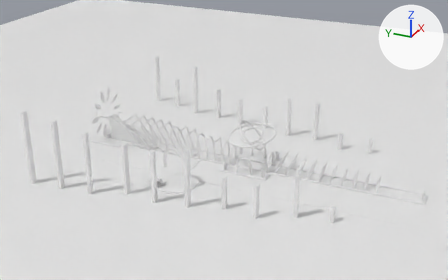
What one commit did to the glTF model public/scenes/procession.glb.
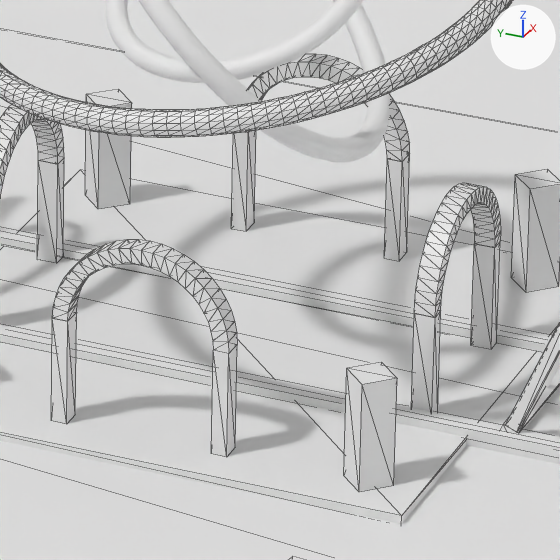
The first picture shows the older version from a camera (50 mm lens) standing at (-168.5, -39.1, 91.6) and looking at (-3.5, 35.2, 9.1). The close-ups show the older and then the newer version on the part from 52% to 62% of the width and 49% to 66% of the height of that picture. Only the edits that show in the close-ups are written down. Arrows for +X, +Y and +Z are at upper right; the lights stay in place. The close-ups show mesh edges as thin lines. Where no turn or scale is listed for an object, it has been applied to the vertices.

Objects in the first close-up: 'cloister_arch1_arc', 'cloister_corner0', 'cloister_corner1', 'cloister_floor', 'cloister_rings0', 'cloister_rings1', 'cloister_rings2', 'curb-1', 'curb1', 'ground', 'pool-1', 'pool1' and 15 more.
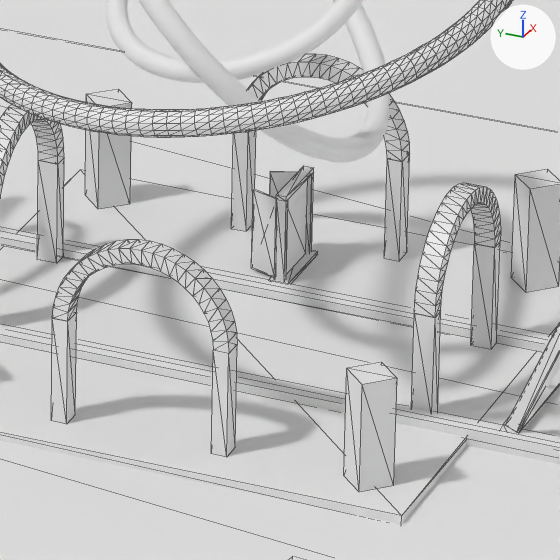
What differs and where, as boxes [x1, y1, x2, y2] in the close-ups (560 x 560 px):
'window_procession_leaf1', added: after [252, 189, 276, 277]
'window_procession_veil', added: after [286, 179, 308, 275]
'window_procession_r', added: after [274, 199, 288, 282]
'window_procession_top', added: after [276, 166, 314, 201]
'window_procession_l', added: after [306, 172, 314, 254]
'window_procession_leaf-1', added: after [270, 171, 297, 197]
'window_procession_sill', added: after [269, 250, 318, 284]

The change, as a list of edits to the scene's bpy script:
```text
Add me_window_procession_veil:
    me_window_procession_veil.from_pydata([(0.89, 0.0, 0.0), (-0.89, 0.0, 0.0), (0.89, 0.0, 2.49), (-0.89, 0.0, 2.49)], [], [(0, 1, 3), (0, 3, 2)])
Add me_window_procession_top:
    me_window_procession_top.from_pydata(...)  # a box spanning x -1.04..1.04, y -0.15..0.15, z 0.0..0.14
Add me_window_procession_sill:
    me_window_procession_sill.from_pydata(...)  # a box spanning x -1.15..1.15, y -0.3..0.3, z 0.0..0.09
Add me_window_procession_r:
    me_window_procession_r.from_pydata(...)  # a box spanning x -0.07..0.07, y -0.15..0.15, z 0.0..2.6
Add me_window_procession_leaf_1:
    me_window_procession_leaf_1.from_pydata([(0.18, -0.39, 0.0), (0.18, -0.39, 2.45), (0.12, -0.41, 0.0), (0.12, -0.41, 2.45), (-0.12, 0.41, 0.0), (-0.12, 0.41, 2.45), (-0.18, 0.39, 0.0), (-0.18, 0.39, 2.45)], [], [(0, 1, 3), (0, 3, 2), (2, 3, 7), (2, 7, 6), (6, 7, 5), (6, 5, 4), (4, 5, 1), (4, 1, 0), (2, 6, 4), (2, 4, 0), (7, 3, 1), (7, 1, 5)])
Add me_window_procession_leaf1:
    me_window_procession_leaf1.from_pydata([(0.12, 0.41, 0.0), (0.12, 0.41, 2.45), (0.18, 0.39, 0.0), (0.18, 0.39, 2.45), (-0.18, -0.39, 0.0), (-0.18, -0.39, 2.45), (-0.12, -0.41, 0.0), (-0.12, -0.41, 2.45)], [], [(0, 1, 3), (0, 3, 2), (2, 3, 7), (2, 7, 6), (6, 7, 5), (6, 5, 4), (4, 5, 1), (4, 1, 0), (2, 6, 4), (2, 4, 0), (7, 3, 1), (7, 1, 5)])
Add ob_window_procession_veil:
    ob_window_procession_veil = bpy.data.objects.new('window_procession_veil', me_window_procession_veil)
    ob_window_procession_veil.location = (4.5, 26.96, 0.4)
Add ob_window_procession_top:
    ob_window_procession_top = bpy.data.objects.new('window_procession_top', me_window_procession_top)
    ob_window_procession_top.location = (4.5, 27.0, 2.9)
Add ob_window_procession_sill:
    ob_window_procession_sill = bpy.data.objects.new('window_procession_sill', me_window_procession_sill)
    ob_window_procession_sill.location = (4.5, 27.0, 0.31)
Add ob_window_procession_r:
    ob_window_procession_r = bpy.data.objects.new('window_procession_r', me_window_procession_r)
    ob_window_procession_r.location = (3.53, 27.0, 0.3)
Add ob_window_procession_l:
    ob_window_procession_l = bpy.data.objects.new('window_procession_l', me_window_procession_r.copy())
    ob_window_procession_l.location = (5.47, 27.0, 0.3)
Add ob_window_procession_leaf_1:
    ob_window_procession_leaf_1 = bpy.data.objects.new('window_procession_leaf-1', me_window_procession_leaf_1)
    ob_window_procession_leaf_1.location = (5.27, 27.58, 0.42)
Add ob_window_procession_leaf1:
    ob_window_procession_leaf1 = bpy.data.objects.new('window_procession_leaf1', me_window_procession_leaf1)
    ob_window_procession_leaf1.location = (3.73, 27.58, 0.42)
```
